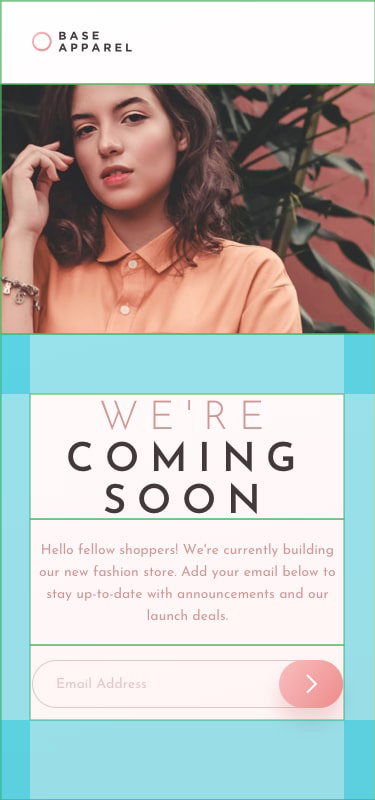
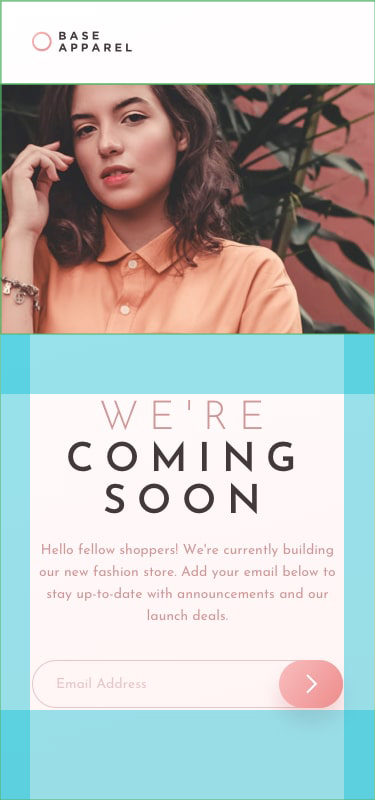
Layered file, before and after one edit (375x800). Changes by layer:
painted on "Rectangle 2" (3rd of 4, in "second part" › "padding") over [0,710,375,720]
hid "Rectangle 3" (1st of 3, in "second part") over [29,518,345,646]
hid "Rectangle 3" (2nd of 3, in "second part") over [29,644,345,721]
hid "Rectangle 3" (3rd of 3, in "second part") over [29,393,345,520]
hid "Rectangle 1" (3rd of 3, in "second part") over [0,333,375,800]
